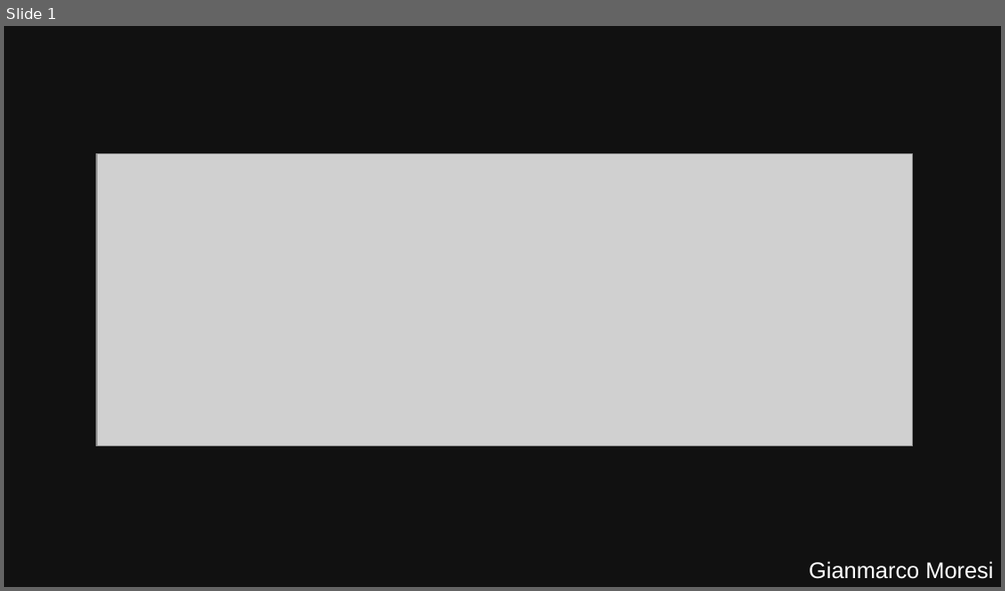
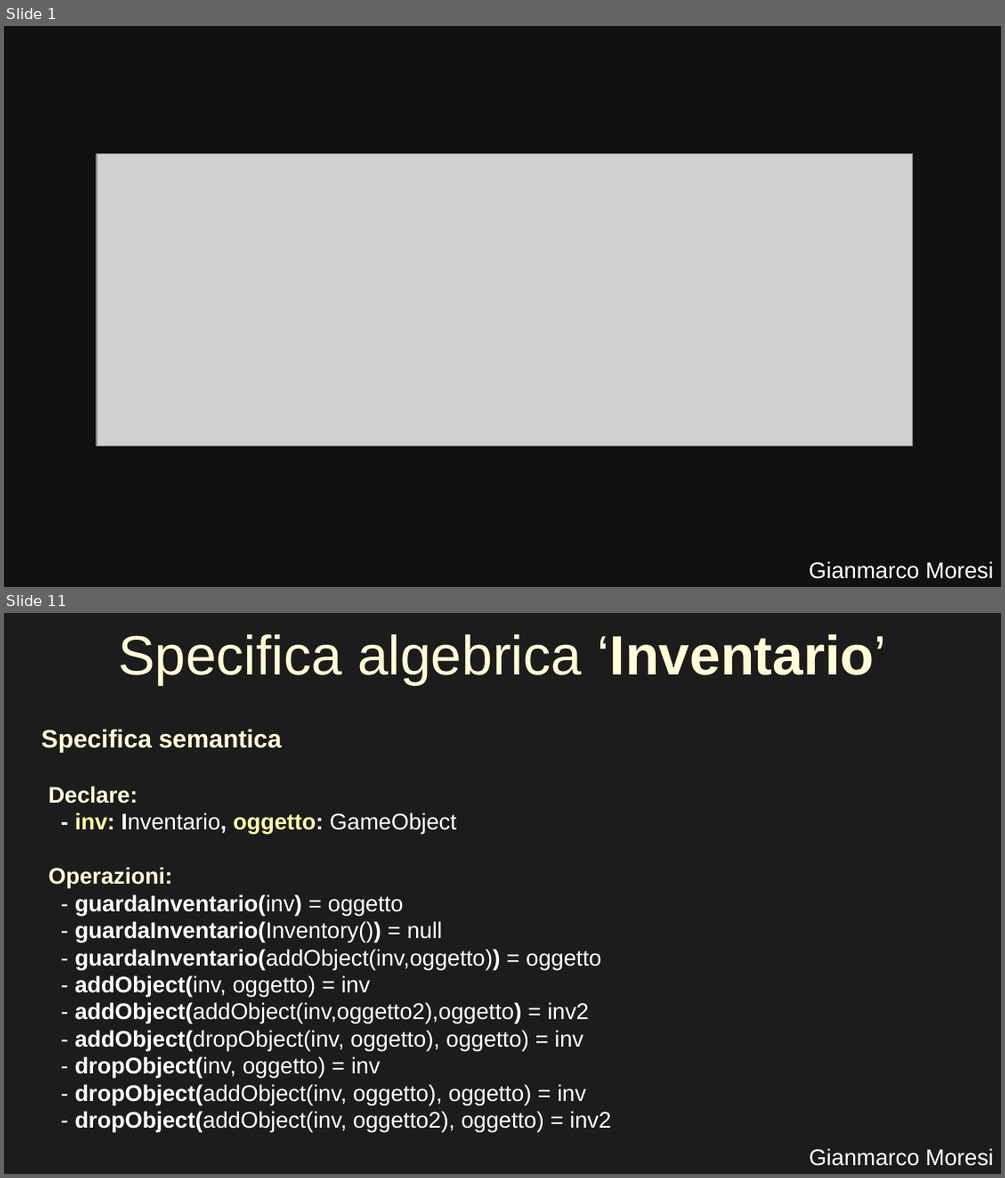
Before and after one commit to GianmarcoMo/HouseBreak, a slide deck: docs/PresentazioneProggetto.odp. Shown one above the other, each under a label of ours: slide 1 before the commit, slides 1 and 11 after it; the slides between them are not shown. The pictures are 1005x591 and 1005x1178 pixels, drawn with LibreOffice and Linux fonts; fonts in the diff are those of the drawing; grey boxes stand for pictures. Boxes give left, top, right and bottom in pixels: in the first picture for what was removed or moved away, otherwise in the second. Text is boxed around its words. In the diff, an @@ line names an element or a change of style, - is before the commit and + after.

```diff
--- a/docs/PresentazioneProggetto.odp
+++ b/docs/PresentazioneProggetto.odp
@@ slide 11 added at (x1=4, y1=613, x2=1001, y2=1174), background #1C1C1C @@
@@ title added at (x1=118, y1=634, x2=886, y2=684), 44 pt, text #FFFFD7 @@
+Specifica algebrica ‘Inventario’
@@ rectangle added at (x1=111, y1=713, x2=218, y2=755), fill #1C1C1C, outline #1C1C1C 0 pt @@
@@ text added at (x1=41, y1=729, x2=282, y2=753), 20 pt, text #FFFFD7, bold @@
+Specifica semantica
@@ text added at (x1=48, y1=786, x2=612, y2=1133), 18 pt, text #FFFFFF @@
+Declare:
+- inv: Inventario, oggetto: GameObject
+Operazioni:
+- guardaInventario(inv) = oggetto
+- guardaInventario(Inventory()) = null
+- guardaInventario(addObject(inv,oggetto)) = oggetto
+- addObject(inv, oggetto) = inv
+- addObject(addObject(inv,oggetto2),oggetto) = inv2
+- addObject(dropObject(inv, oggetto), oggetto) = inv
+- dropObject(inv, oggetto) = inv
+- dropObject(addObject(inv, oggetto), oggetto) = inv
+- dropObject(addObject(inv, oggetto2), oggetto) = inv2
@@ rectangle added at (x1=474, y1=1104, x2=673, y2=1119), fill #1C1C1C, outline #1C1C1C 0 pt @@
@@ text added at (x1=809, y1=1148, x2=993, y2=1166), 18 pt, text #FFFFFF @@
+Gianmarco Moresi
```
Also in this commit, not shown: 6 slides changed, 5 other slides added, 57 other files.
